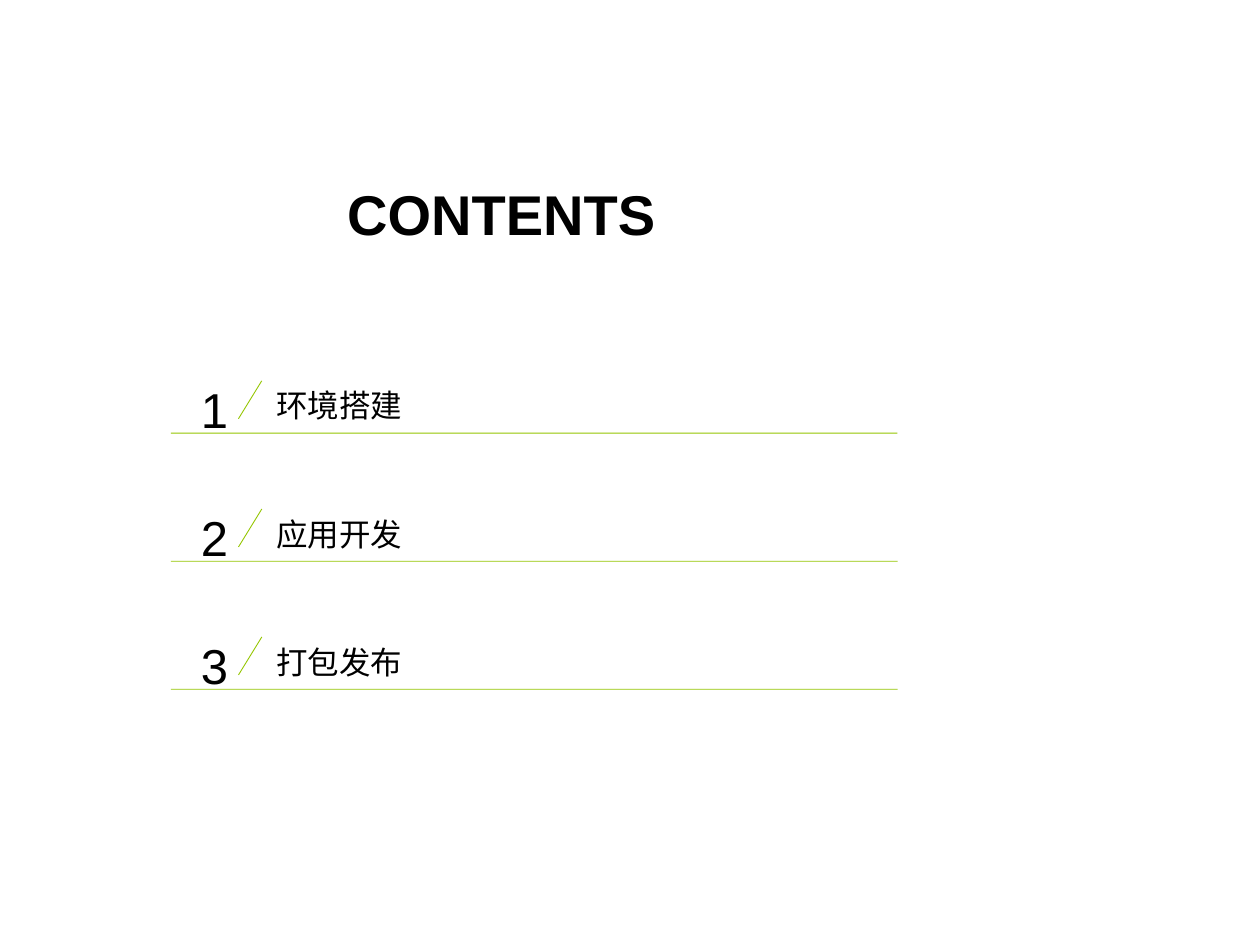
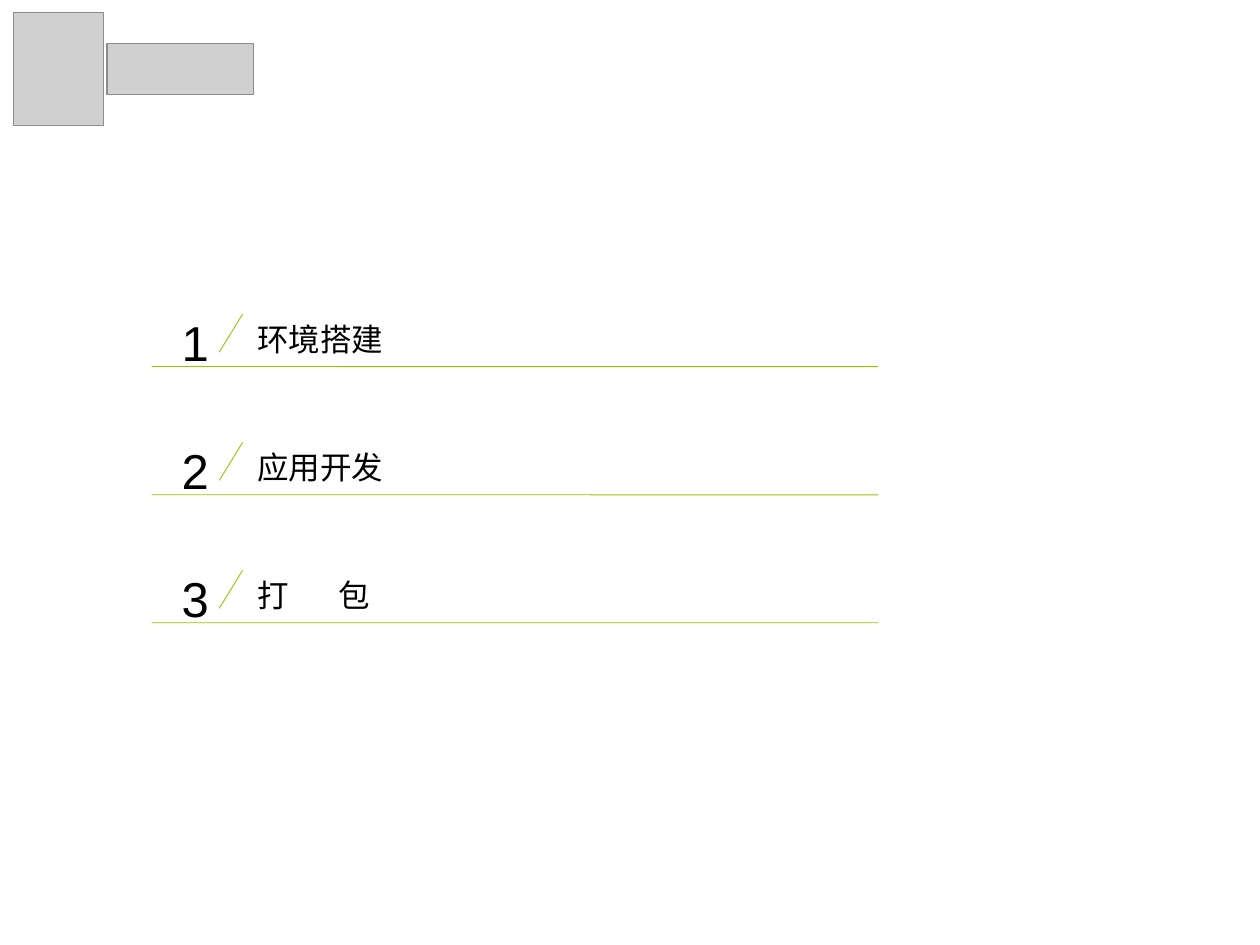
Before and after one commit to cingL/presentation, a slide deck: slide 2 of pre.ppt. Drawn at 1260x945 pixels with LibreOffice and Linux fonts; fonts in the diff are those of the drawing; grey boxes stand for pictures; background and template pictures are left out. Boxes give left, top, right and bottom in pixels: in the first picture for what was removed or moved away, otherwise in the second. Text is boxed around its words. In the diff, an @@ line names an element or a change of style, - is before the commit and + after.

```diff
--- a/pre.ppt
+++ b/pre.ppt
@@ picture added at <box>14,13,105,126</box> @@
@@ picture added at <box>107,44,253,94</box> @@
@@ text removed at <box>347,196,655,236</box> @@
-CONTENTS
@@ line moved from (262, 638) - (238, 675) to (242, 314) - (219, 353) @@
@@ line moved from (171, 689) - (897, 689) to (151, 367) - (878, 367) @@
@@ 5 texts: place and size @@
-5 texts at <box>201,390,402,690</box>
+5 texts at <box>182,324,383,623</box>
@@ text at <box>257,580,370,610</box>: text changed @@
-打包发布
+打 包
@@ 4 lines: place and size @@
-4 lines at <box>171,381,897,561</box>
+4 lines at <box>151,442,878,622</box>
```
Also in this commit, not shown: 3 other slides changed, 2 slides added, 1 slide removed, 1 other file.
